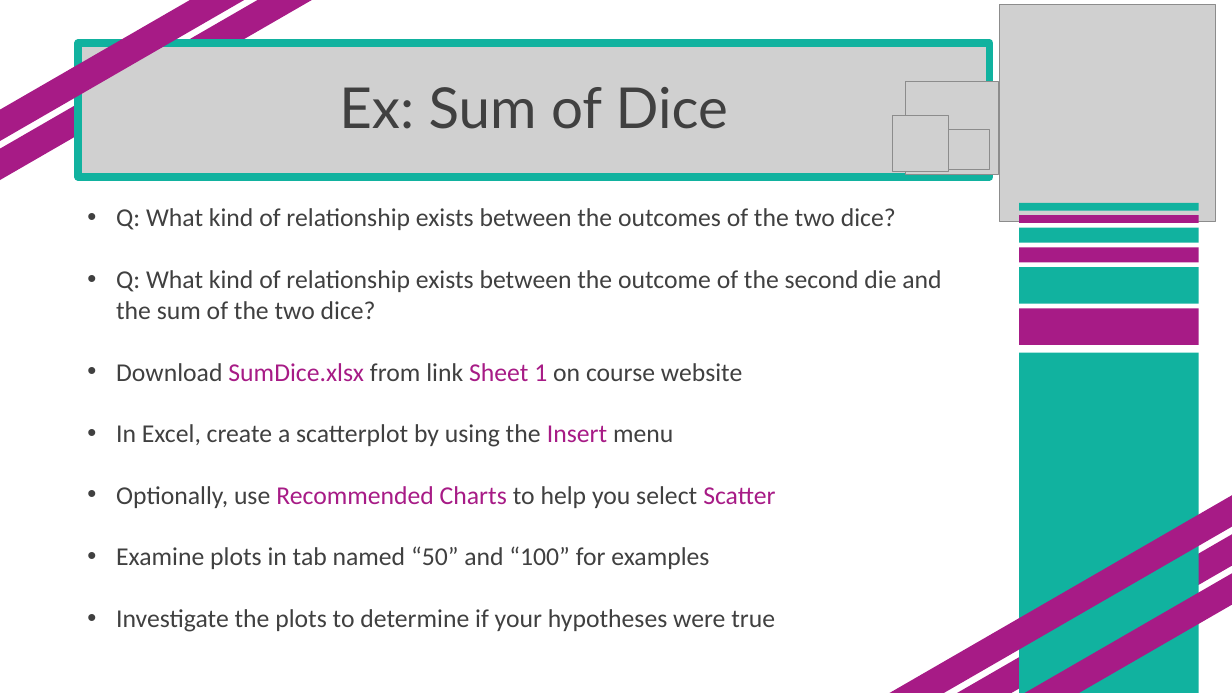
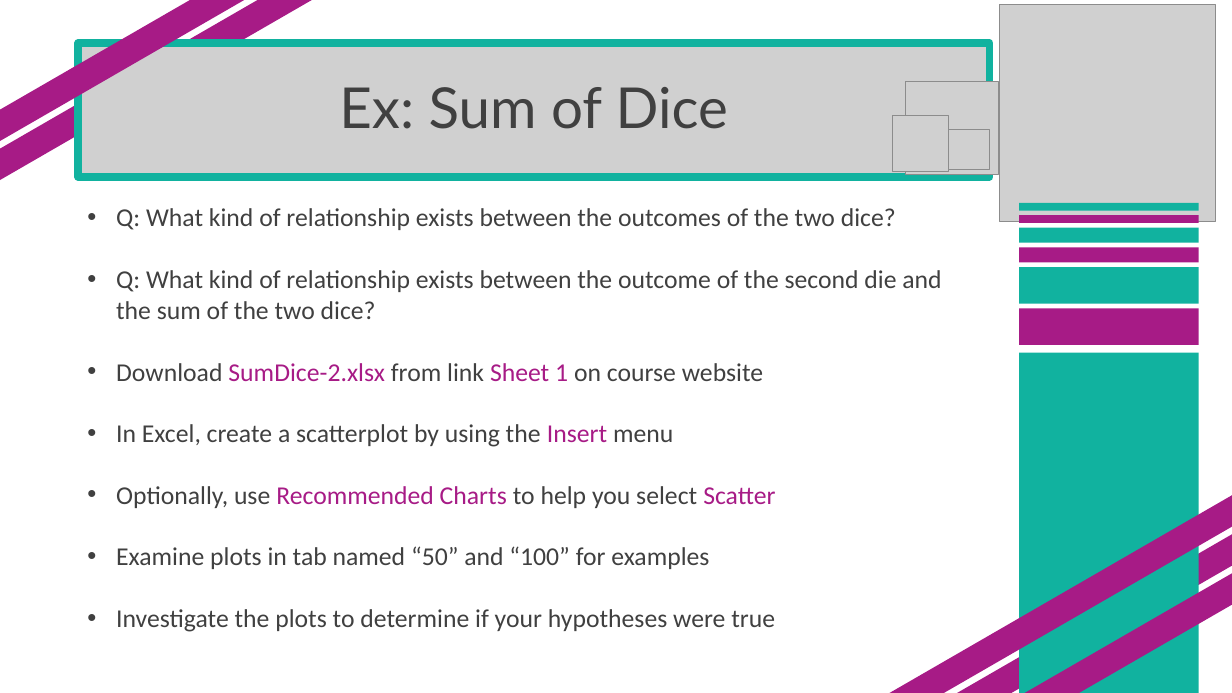
Before and after one commit to SuperMarioGiacomazzo/STOR305_WEBSITE, a slide deck: slide 3 of Lectures/Lecture 25/Lecture 25.pptx. Drawn at 1232x693 pixels with LibreOffice and Linux fonts; fonts in the diff are those of the drawing; grey boxes stand for pictures. Boxes give left, top, right and bottom in pixels: in the first picture for what was removed or moved away, otherwise in the second. Text is boxed around its words. In the diff, an @@ line names an element or a change of style, - is before the commit and + after.

```diff
--- a/Lectures/Lecture 25/Lecture 25.pptx
+++ b/Lectures/Lecture 25/Lecture 25.pptx
@@ text at [116, 363, 763, 381]: text changed @@
-• Download SumDice.xlsx from link Sheet 1 on course website
+• Download SumDice-2.xlsx from link Sheet 1 on course website
```
Also in this commit, not shown: 34 other files.
